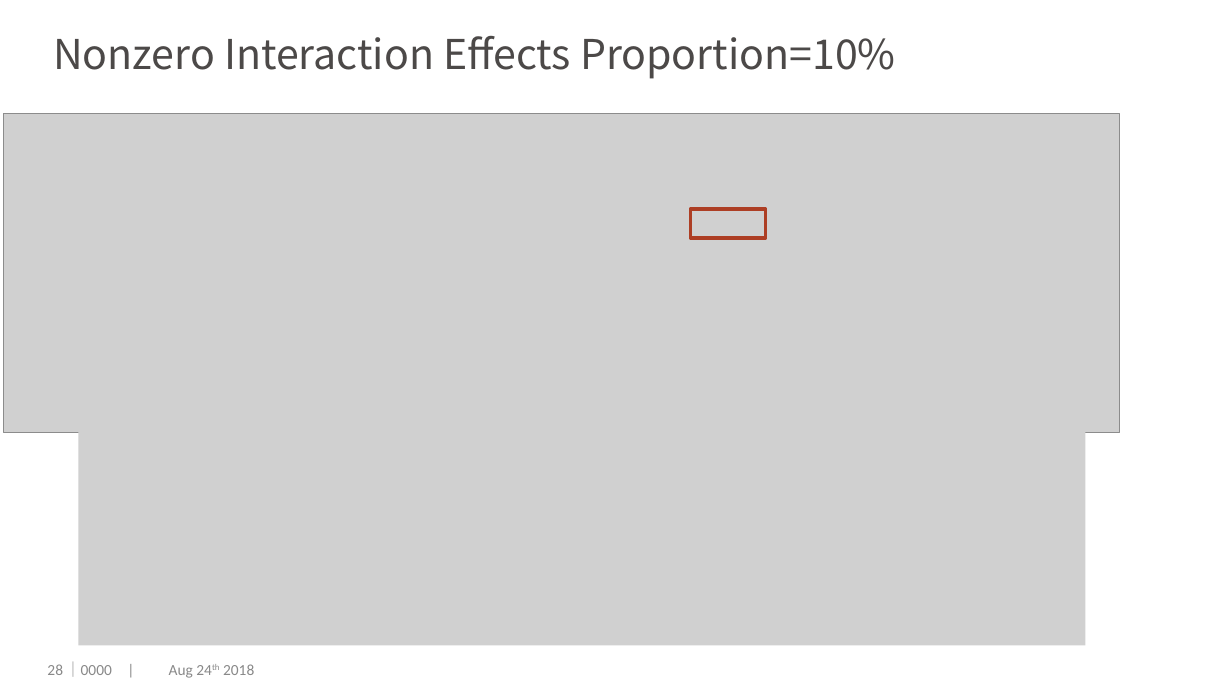
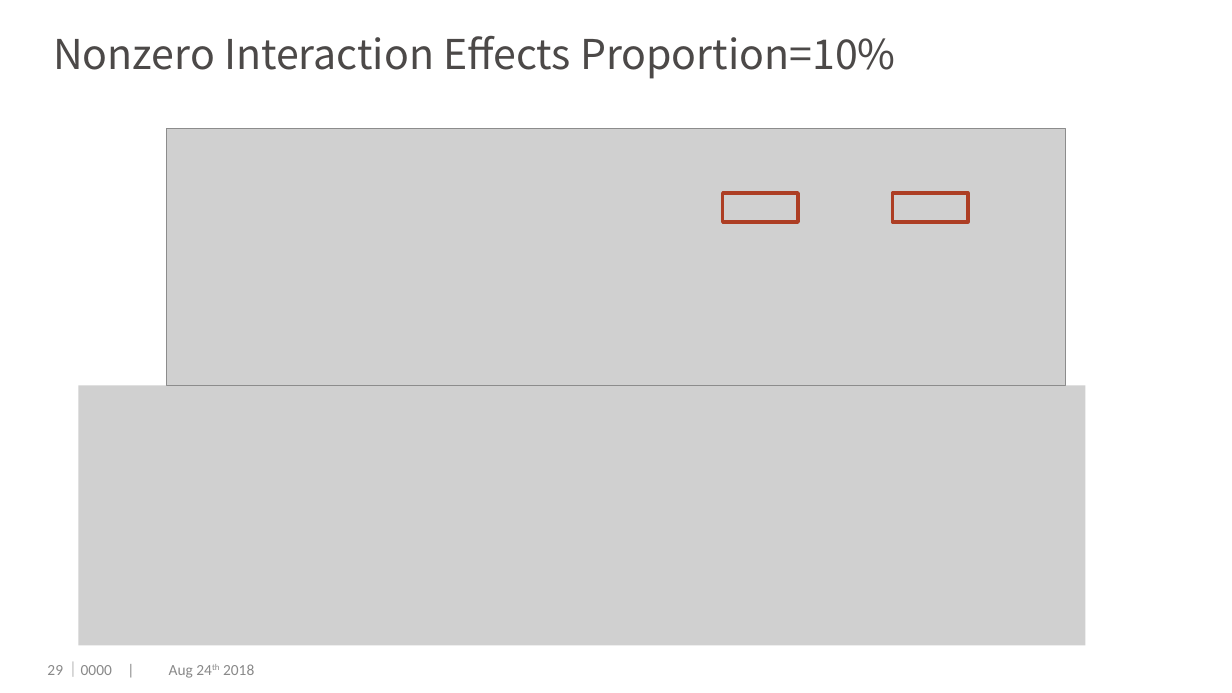
Before and after one commit to dengwx11/GroupLasso, a slide deck: slide 30 of manu & slides/Final.pptx (slide 29 before the commit). Drawn at 1232x693 pixels with LibreOffice and Linux fonts; fonts in the diff are those of the drawing; grey boxes stand for pictures; background and template pictures are left out. Boxes give left, top, right and bottom in pixels: in the first picture for what was removed or moved away, otherwise in the second. Text is boxed around its words. In the diff, an @@ line names an element or a change of style, - is before the commit and + after.

```diff
--- a/manu & slides/Final.pptx
+++ b/manu & slides/Final.pptx
@@ picture: place and size @@
-picture at box(4, 113, 1120, 432)
+picture at box(166, 128, 1064, 384)
@@ rectangle: place and size @@
-rectangle at box(690, 209, 765, 239)
+rectangle at box(723, 193, 798, 223)
@@ rectangle added at box(892, 193, 967, 223), outline #AD3F25 2 pt @@
@@ page number at box(47, 665, 63, 675): text changed @@
-28
+29
```
Also in this commit, not shown: 3 other slides changed, 3 slides added, 4 slides removed.
